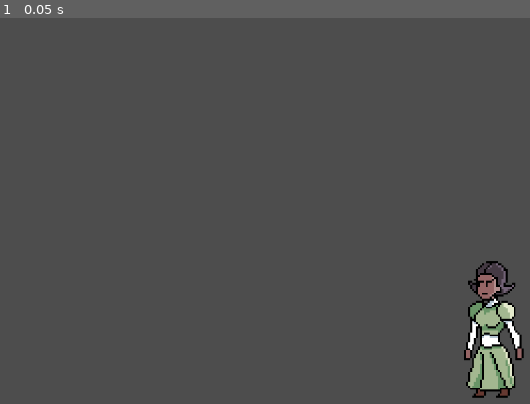
Above: before the commit, frame 1.
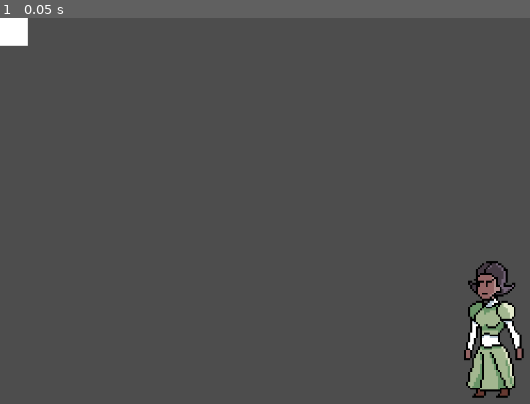
Above: after the commit, the same moment.

Repository: TheMenaceSauce/The-Star
Game: Godot game, scene res://main.tscn
Same seed, same stepped clock (60 frames per second), same inputs: the game is played once before the commit and once after it. The project has no main scene, so this scene is started directly.
Inputs:
- Up to frame 1 (0.05 s): no input

The runs differ from the first frame. In frame 1, 0.4% of the frame differs, in the area x 0-6%, y 0-8%.

Commit message:
yooo
fhbf

Diff:
--- a/main.tscn
+++ b/main.tscn
@@ -237,5 +237,9 @@
 position = Vector2(712, 448)
 scale = Vector2(2.85417, 2.85417)
 sprite_frames = SubResource("SpriteFrames_87tmv")
-animation = &"Standing Talking"
-frame_progress = 0.155558
+animation = &"idle"
+frame_progress = 0.20614
+
+[node name="ColorRect" type="ColorRect" parent="."]
+offset_right = 40.0
+offset_bottom = 40.0
